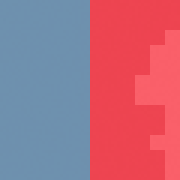
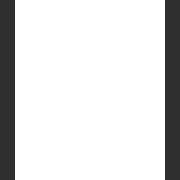
Layer changes from the first 180 × 180 image to the second:
added layer "Layer 18" above "Layer 17" over [0, 0, 180, 180]
hid "Layer 11" over [0, 0, 180, 180]
